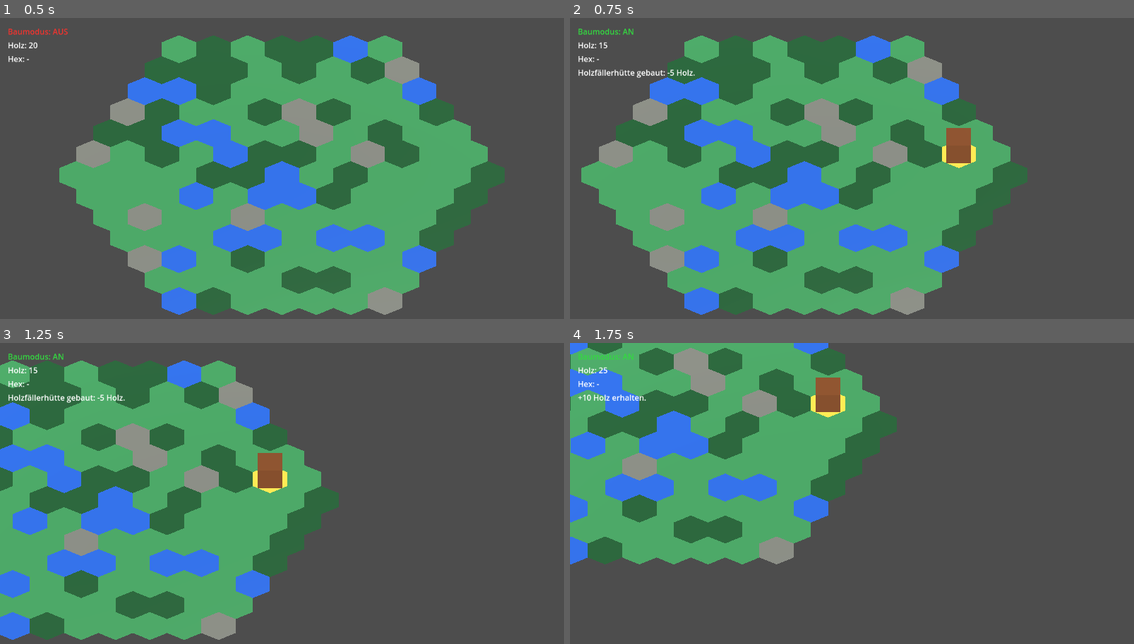
Above: before the commit, frames 1-4 (two rows, left to right).
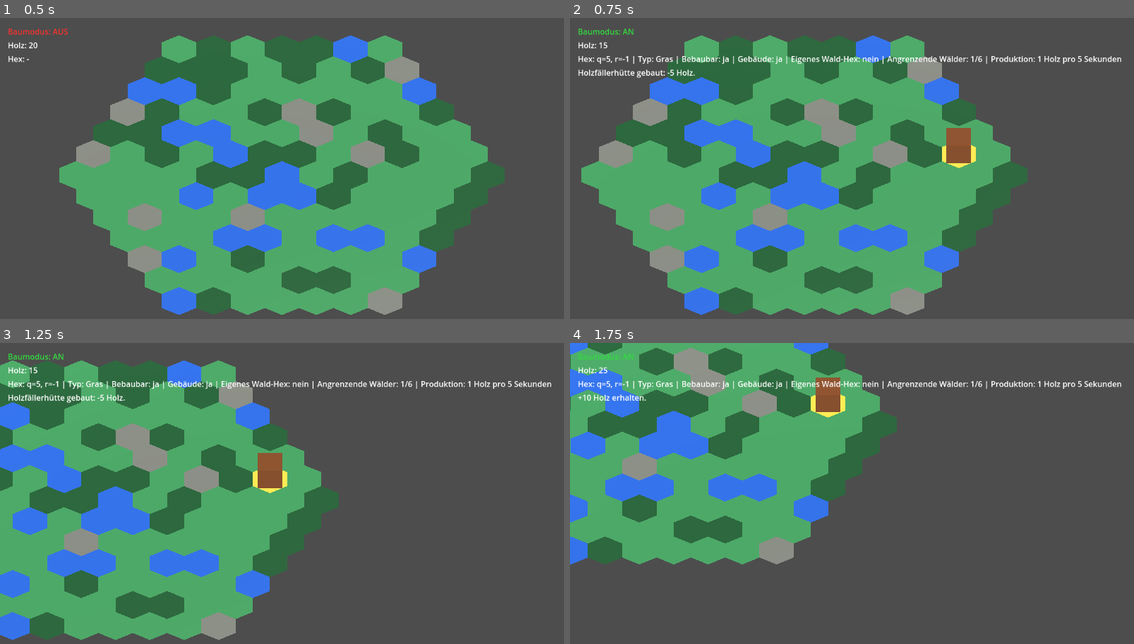
Above: after the commit, the same moments.

Repository: Ranu4922/CodexGame
Game: Godot game, scene res://scenes/Main.tscn
Two runs of this game, one before a commit and one after it. Both use one fixed random seed, a clock stepped at 60 frames per second and the inputs below.
Inputs (mouse positions are in pixels of both pictures, inside the frame that each line leads up to):
- Up to frame 1 (0.5 s): no input
- Up to frame 2 (0.75 s): tap Enter at 0.5 s; move the mouse to (976, 159) at 0.52 s; hold D from 0.53 s (still down); tap B at 0.6 s; click (976, 159) at 0.67 s
- Up to frame 3 (1.25 s): keep holding D
- Up to frame 4 (1.75 s): move the mouse to (739, 517) at 1.27 s; release D at 1.28 s; hold S from 1.28 s (still down); tap R at 1.35 s

Frame 1 is identical in both runs. In frame 2, 0.9% of the frame differs, in the area x 4-98%, y 12-16%; in frame 3, 0.9%; in frame 4, 0.9%.

Commit message:
Show own forest production bonus

Diff:
--- a/scripts/game_world.gd
+++ b/scripts/game_world.gd
@@ -22,17 +22,20 @@
 	tile_type: String,
 	buildable: bool,
 	has_building: bool,
+	own_forest: bool,
 	adjacent_forests: int,
 	production: int
 ) -> void:
-	var buildable_text := "ja" if buildable else "nein"
-	var building_text := "ja" if has_building else "nein"
-	coordinate_label.text = "Hex: q=%d, r=%d | Typ: %s | Bebaubar: %s | Gebäude: %s | Angrenzende Wälder: %d/6 | Produktion: %d Holz pro 5 Sekunden" % [
+	var buildable_text: String = "ja" if buildable else "nein"
+	var building_text: String = "ja" if has_building else "nein"
+	var own_forest_text: String = "ja" if own_forest else "nein"
+	coordinate_label.text = "Hex: q=%d, r=%d | Typ: %s | Bebaubar: %s | Gebäude: %s | Eigenes Wald-Hex: %s | Angrenzende Wälder: %d/6 | Produktion: %d Holz pro 5 Sekunden" % [
 		q,
 		r,
 		tile_type,
 		buildable_text,
 		building_text,
+		own_forest_text,
 		adjacent_forests,
 		production
 	]
